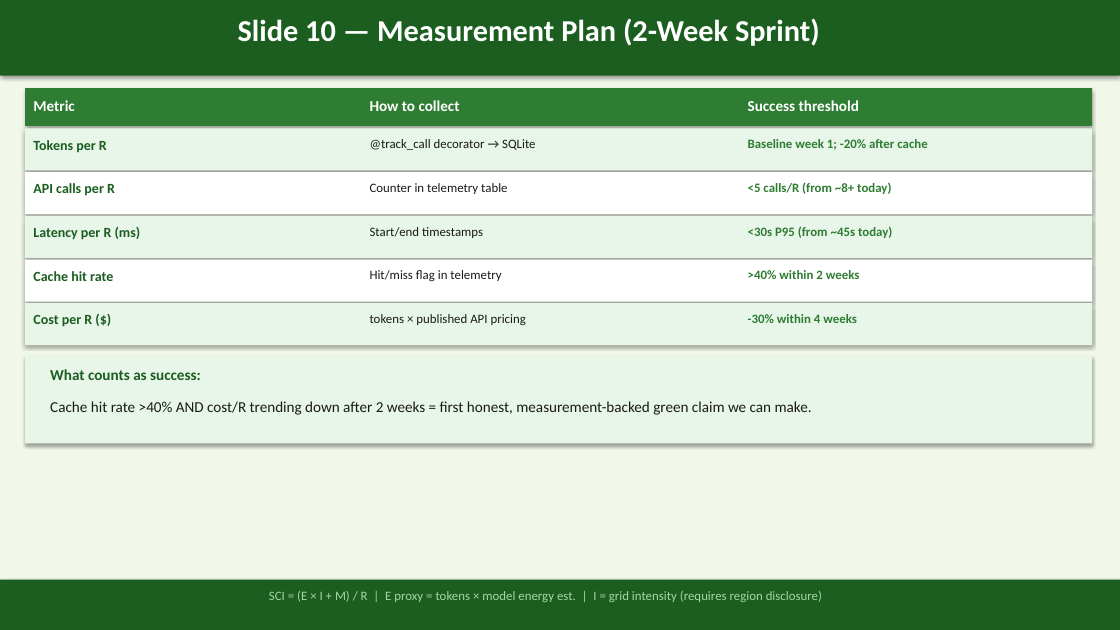
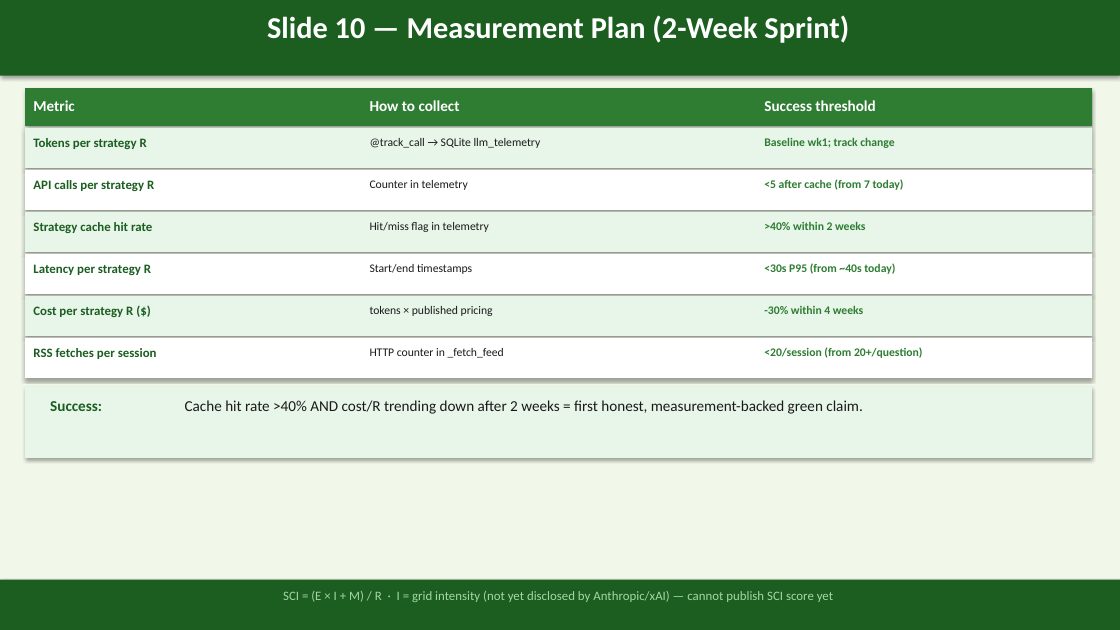
Before and after one commit to eugnmueller-87/IRONHACK, a slide deck: slide 11 of Week 6/LAB 10/SpendLens_Green_Audit_LAB10.pptx. Drawn at 1120x630 pixels with LibreOffice and Linux fonts; fonts in the diff are those of the drawing. Boxes give left, top, right and bottom in pixels: in the first picture for what was removed or moved away, otherwise in the second. Text is boxed around its words. In the diff, an @@ line names an element or a change of style, - is before the commit and + after.

```diff
--- a/Week 6/LAB 10/SpendLens_Green_Audit_LAB10.pptx
+++ b/Week 6/LAB 10/SpendLens_Green_Audit_LAB10.pptx
@@ text "Slide 10 — Measurement Plan ..." moved from (x1=238, y1=18, x2=820, y2=46) to (x1=267, y1=15, x2=849, y2=43) @@
@@ text "Success threshold" moved from (x1=748, y1=100, x2=859, y2=111) to (x1=764, y1=100, x2=875, y2=111) @@
@@ text at (x1=33, y1=138, x2=147, y2=149): text changed; size 12 to 11 pt @@
-Tokens per R
+Tokens per strategy R
@@ text at (x1=370, y1=138, x2=541, y2=148): text changed; size 11 to 10 pt @@
-@track_call decorator → SQLite
+@track_call → SQLite llm_telemetry
@@ text at (x1=764, y1=138, x2=894, y2=148): text changed; size 11 to 10 pt @@
-Baseline week 1; -20% after cache
+Baseline wk1; track change
@@ rectangle moved from (x1=25, y1=172, x2=1092, y2=214) to (x1=25, y1=170, x2=1092, y2=210) @@
@@ text at (x1=764, y1=179, x2=904, y2=190): text changed; size 11 to 10 pt @@
-<5 calls/R (from ~8+ today)
+<5 after cache (from 7 today)
@@ text at (x1=33, y1=180, x2=154, y2=191): text changed; size 12 to 11 pt @@
-API calls per R
+API calls per strategy R
@@ text at (x1=370, y1=180, x2=468, y2=190): text changed; size 11 to 10 pt @@
-Counter in telemetry table
+Counter in telemetry
@@ text at (x1=33, y1=222, x2=152, y2=233): text changed; size 12 to 11 pt @@
-Cache hit rate
+Strategy cache hit rate
@@ text "Hit/miss flag in telemetry" moved from (x1=370, y1=270, x2=501, y2=281) to (x1=370, y1=222, x2=489, y2=232) @@
@@ size 11 to 10 pt in 4 elements at (x1=764, y1=306, x2=863, y2=314), (x1=370, y1=264, x2=472, y2=274), (x1=370, y1=222, x2=489, y2=232), (x1=764, y1=222, x2=865, y2=230) @@
@@ text ">40% within 2 weeks" moved from (x1=748, y1=270, x2=860, y2=279) to (x1=764, y1=222, x2=865, y2=230) @@
@@ text at (x1=33, y1=264, x2=151, y2=275): text changed; size 12 to 11 pt @@
-Latency per R (ms)
+Latency per strategy R
@@ text "Start/end timestamps" moved from (x1=370, y1=227, x2=483, y2=238) to (x1=370, y1=264, x2=472, y2=274) @@
@@ text at (x1=764, y1=263, x2=895, y2=274): text changed; size 11 to 10 pt @@
-<30s P95 (from ~45s today)
+<30s P95 (from ~40s today)
@@ 3 rectangles moved together from (x1=25, y1=216, x2=1092, y2=345) to (x1=25, y1=212, x2=1092, y2=336) @@
@@ text "-30% within 4 weeks" moved from (x1=748, y1=314, x2=857, y2=323) to (x1=764, y1=306, x2=863, y2=314) @@
@@ text at (x1=33, y1=306, x2=133, y2=317): text changed; size 12 to 11 pt @@
-Cost per R ($)
+Cost per strategy R ($)
@@ text at (x1=370, y1=306, x2=493, y2=316): text changed; size 11 to 10 pt @@
-tokens × published API pricing
+tokens × published pricing
@@ rectangle resized from (x1=25, y1=355, x2=1092, y2=444) to (x1=25, y1=338, x2=1092, y2=378) @@
@@ rectangle at (x1=25, y1=338, x2=1092, y2=378): fill #E8F5E9 to #FFFFFF @@
@@ text at (x1=33, y1=348, x2=157, y2=359): text changed; size 13 to 11 pt @@
-What counts as success:
+RSS fetches per session
@@ text added at (x1=370, y1=348, x2=504, y2=358), 10 pt, text #1A1A1A @@
+HTTP counter in _fetch_feed
@@ text added at (x1=764, y1=347, x2=922, y2=358), 10 pt, text #2E7D32, bold @@
+<20/session (from 20+/question)
@@ rectangle added at (x1=25, y1=386, x2=1092, y2=458), fill #E8F5E9 @@
@@ text added at (x1=50, y1=401, x2=102, y2=411), 13 pt, text #1B5E20, bold @@
+Success:
@@ text at (x1=185, y1=400, x2=863, y2=414): text changed @@
-Cache hit rate >40% AND cost/R trending down after 2 weeks = first honest, measurement-backed green claim we can make.
+Cache hit rate >40% AND cost/R trending down after 2 weeks = first honest, measurement-backed green claim.
@@ text at (x1=283, y1=591, x2=833, y2=602): text changed @@
-SCI = (E × I + M) / R | E proxy = tokens × model energy est. | I = grid intensity (requires region disclosure)
+SCI = (E × I + M) / R · I = grid intensity (not yet disclosed by Anthropic/xAI) — cannot publish SCI score yet
```
Also in this commit, not shown: 8 other slides changed, 4 slides added, 4 slides removed, 3 other files.
